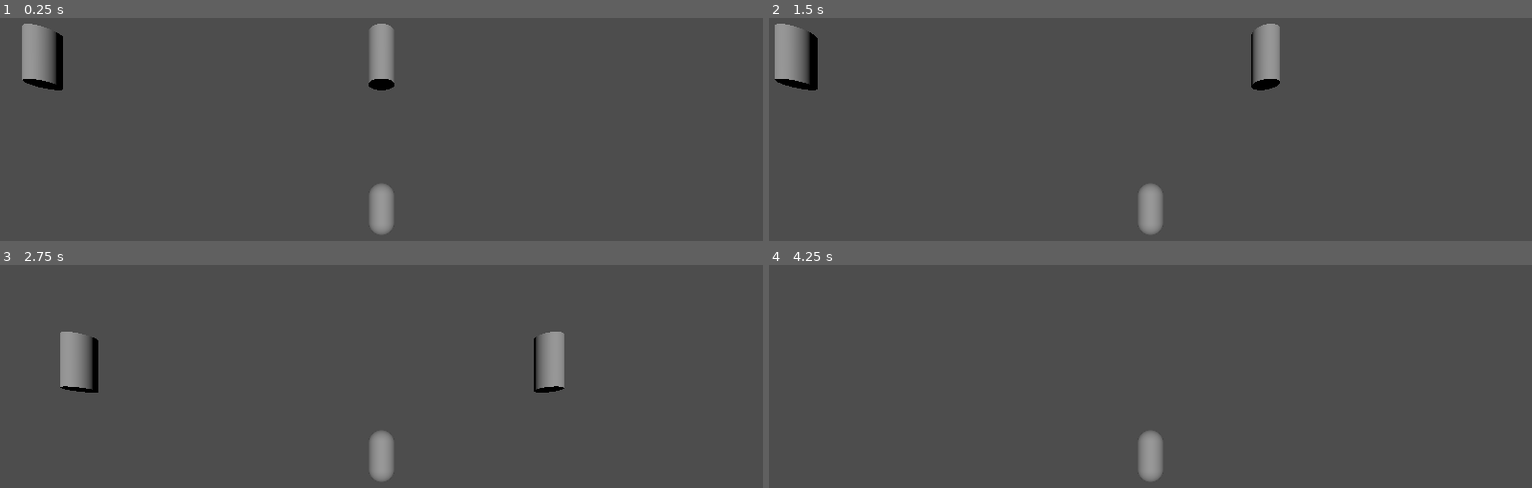
Above: before the commit, frames 1-4 (two rows, left to right).
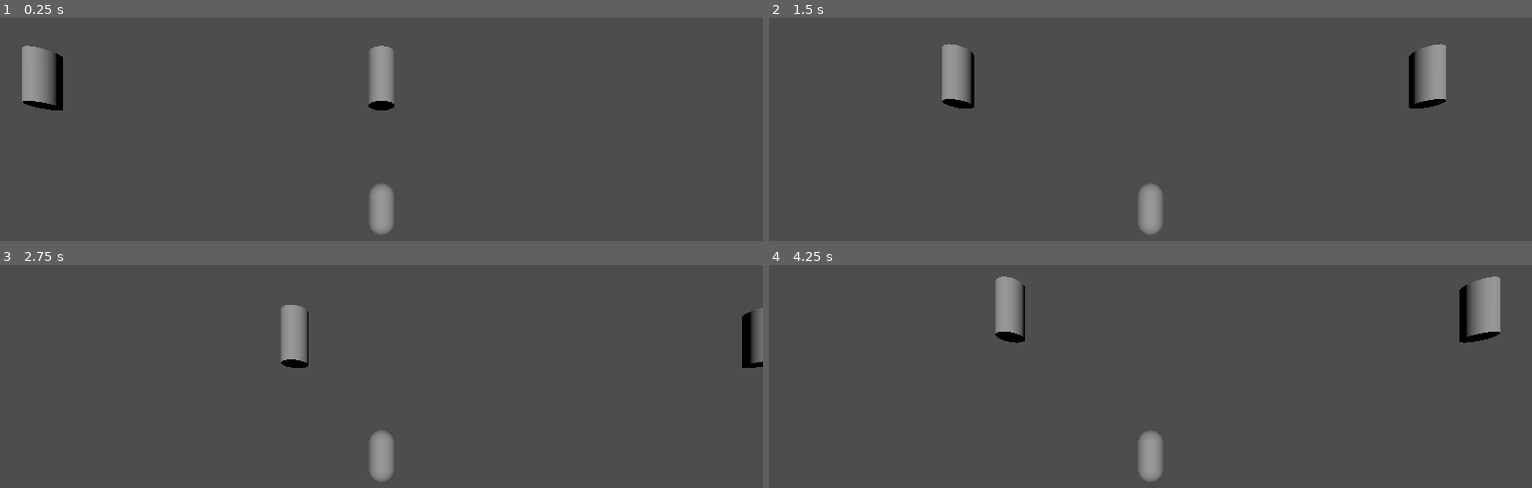
Above: after the commit, the same moments.

Repository: KaratePikachu/jamfestspring2026
Game: Godot game, scene res://test_scene_3d.tscn
The game is run twice, just before and just after one commit, with the same random seed, the same clock (stepped at 60 frames per second) and the same inputs.
Inputs:
- Up to frame 1 (0.25 s): no input
- Up to frame 2 (1.5 s): hold Right (move_right) 0.53-1.28 s; tap X (jump) at 0.6, 0.77, 1.07, 1.35 s; hold Left (move_left) from 1.28 s (still down)
- Up to frame 3 (2.75 s): tap X (jump) at 1.52, 1.82, 2.1 s; release Left (move_left) at 2.03 s; hold Right (move_right) from 2.03 s (still down)
- Up to frame 4 (4.25 s): tap X (jump) at 2.85, 3.02, 3.32, 3.6, 3.77, 4.07 s; release Right (move_right) at 3.53 s; hold Left (move_left) from 3.53 s (still down)

The runs differ from the first frame. In frame 1, 1.8% of the frame differs, in the area x 2-52%, y 2-42%; in frame 2, 4.4%, in the area x 0-89%, y 2-41%; in frame 3, 3.4%; in frame 4, 2.2%.

Commit message:
Wavedash!

Diff:
--- a/components/gravity_component.gd
+++ b/components/gravity_component.gd
@@ -8,11 +8,12 @@
 @export var fall_start : float
 
 var air_time : float
-var grounded : bool
+var grounded : bool = false
 
 func gravity(delta : float) -> void:
 	if not player.is_on_floor():
 		if grounded:
+			print("FAALL")
 			on_fall()
 			grounded = false
 
@@ -20,11 +21,18 @@
 
 
 		player.internal_velocity.y -= gravity_curve.sample(air_time)
+	else:
+		grounded = true
 
 func on_fall() -> void:
 	print("fall")
-	air_time = fall_start
+	air_time = jump_start
 
 func on_jump() -> void:
 	print("jump")
 	air_time = jump_start
+	grounded = false
+
+func on_double_jump() -> void:
+	print("djump")
+	air_time = fall_start
--- a/components/jump_component.gd
+++ b/components/jump_component.gd
@@ -4,12 +4,12 @@
 @export var player : Player
 @export var gravity_component : GravityComponent
 
-@export var buffer_frames : int = 3
+@export var buffer_frames : int = 8
 
-@export var jump_strength : float = 10
-@export var double_jump_strength : float = 10
+@export var jump_strength : float = 11
+@export var double_jump_strength : float = -15
 
-@export var horizontal_boost_amount : float = 2
+@export var horizontal_boost_amount : float = 15
 
 var has_double_jump : bool = false
 var remaining_buffer : int = 0
@@ -19,8 +19,12 @@
 		remaining_buffer -= 1
 
 
+
 	if Input.is_action_just_pressed("jump") or remaining_buffer > 0:
 		if player.is_on_floor():
+			if remaining_buffer > 0:
+				print("WAVEDASH")
+				grant_jump_boost()
 			jump()
 			remaining_buffer = 0
 		elif has_double_jump:
@@ -31,18 +35,21 @@
 
 func jump() -> void:
 	player.internal_velocity.y = jump_strength
-	grant_jump_boost()
 	has_double_jump = true
 	gravity_component.on_jump()
 
 func double_jump() -> void:
 	has_double_jump = false
-	grant_jump_boost()
-	player.internal_velocity.y = double_jump_strength
-	gravity_component.on_jump()
+
+	if player.internal_velocity.y >= 0:
+		player.internal_velocity.y = double_jump_strength
+	else:
+		player.internal_velocity.y += double_jump_strength
+
+	gravity_component.on_double_jump()
 
 func grant_jump_boost() -> void:
-	var dir : float = Input.get_axis("move_left","move_right")
+	var dir : float = player.internal_velocity.x
 	if not is_zero_approx(dir):
 		var boost_dir : int = 1 if dir > 0 else -1
 		player.internal_velocity.x += horizontal_boost_amount * boost_dir
--- a/components/movement_component.gd
+++ b/components/movement_component.gd
@@ -11,6 +11,7 @@
 
 ##Movement
 func walk() -> void:
+
 	var x_input : float = Input.get_axis("move_left","move_right")
 	player.internal_velocity.x += x_input * grounded_acceleration
 
@@ -19,4 +20,4 @@
 func decelerate() -> void:
 	var amount : float = friction.sample(absf(player.velocity.x))
 	player.internal_velocity.x = move_toward(player.internal_velocity.x,0,amount)
-	print(player.internal_velocity)
+	#print(player.internal_velocity)
--- a/player/player.gd
+++ b/player/player.gd
@@ -12,15 +12,21 @@
 @onready var gravity_component : GravityComponent = $GravityComponent
 
 func _ready() -> void:
+
 	pass
 
 func _physics_process(delta: float) -> void:
+
+	if is_on_floor():
+		internal_velocity.y = 0
+	else:
+		gravity_component.gravity(delta)
 	jump_component.process()
-	gravity_component.gravity(delta)
 
 	movement_component.walk()
 	movement_component.decelerate()
 
 	velocity = internal_velocity
+	print(velocity)
 	move_and_slide()
 	pass
--- a/player/player.tscn
+++ b/player/player.tscn
@@ -11,14 +11,14 @@
 [sub_resource type="CapsuleMesh" id="CapsuleMesh_0tyyh"]
 
 [sub_resource type="Curve" id="Curve_rkbax"]
-_limits = [0.0, 5.0, -0.3, 1.0]
-_data = [Vector2(-0.3, 0), 0.0, 0.0, 0, 0, Vector2(0.55654204, 2.3595507), 0.0, 0.0, 0, 0]
+_limits = [0.0, 5.0, 0.0, 1.0]
+_data = [Vector2(0, 0), 0.0, 0.0, 0, 0, Vector2(0.51500005, 1.2359548), 0.0, 0.0, 0, 0]
 point_count = 2
 
 [sub_resource type="Curve" id="Curve_yw30f"]
 _limits = [1.0, 5.0, 0.0, 30.0]
-_data = [Vector2(16.542057, 1), 0.0, 0.0, 0, 0, Vector2(30, 5), 0.0, 0.0, 0, 0]
-point_count = 2
+_data = [Vector2(0, 1), 0.0, 0.0, 0, 0, Vector2(15, 2), 0.0, 0.0, 0, 0, Vector2(25, 3), 0.0, 0.0, 0, 0]
+point_count = 3
 
 [node name="Player" type="CharacterBody3D" unique_id=1543801142]
 script = ExtResource("1_0tyyh")
@@ -41,14 +41,12 @@
 script = ExtResource("2_rkbax")
 player = NodePath("..")
 gravity_curve = SubResource("Curve_rkbax")
-jump_start = -0.3
 metadata/_custom_type_script = "uid://omsrneq4b0tv"
 
 [node name="JumpComponent" type="Node" parent="." unique_id=1412861570 node_paths=PackedStringArray("player", "gravity_component")]
 script = ExtResource("3_g1dw6")
 player = NodePath("..")
 gravity_component = NodePath("../GravityComponent")
-buffer_frames = 10
 metadata/_custom_type_script = "uid://dpxymuet07e4f"
 
 [node name="MovementComponent" type="Node" parent="." unique_id=1685333201 node_paths=PackedStringArray("player")]
--- a/project.godot
+++ b/project.godot
@@ -37,6 +37,7 @@
 jump={
 "deadzone": 0.2,
 "events": [Object(InputEventKey,"resource_local_to_scene":false,"resource_name":"","device":-1,"window_id":0,"alt_press …(192 unchanged characters)…
+, Object(InputEventKey,"resource_local_to_scene":false,"resource_name":"","device":-1,"window_id":0,"alt_pressed":false,"shift_pressed":false,"ctrl_pressed":false,"meta_pressed":false,"pressed":false,"keycode":0,"physical_keycode":67,"key_label":0,"unicode":99,"location":0,"echo":false,"script":null)
 ]
 }
 
--- a/test_scene_3d.tscn
+++ b/test_scene_3d.tscn
@@ -3,7 +3,7 @@
 [ext_resource type="PackedScene" uid="uid://d010t5qxfdoua" path="res://player/player.tscn" id="1_qytyp"]
 
 [sub_resource type="BoxShape3D" id="BoxShape3D_krl60"]
-size = Vector3(52.648438, 1, 1)
+size = Vector3(146.08618, 1, 1)
 
 [sub_resource type="CylinderMesh" id="CylinderMesh_qytyp"]
 
@@ -19,14 +19,24 @@
 
 [node name="DirectionalLight3D" type="DirectionalLight3D" parent="." unique_id=196509368]
 
-[node name="MeshInstance3D" type="MeshInstance3D" parent="." unique_id=1727600163]
+[node name="Node3D" type="Node3D" parent="." unique_id=1600347760]
+
+[node name="MeshInstance3D" type="MeshInstance3D" parent="Node3D" unique_id=1727600163]
 transform = Transform3D(1, 0, 0, 0, 1, 0, 0, 0, 1, 0, 7.2620916, 0)
 mesh = SubResource("CylinderMesh_qytyp")
 
-[node name="MeshInstance3D2" type="MeshInstance3D" parent="." unique_id=816510718]
+[node name="MeshInstance3D2" type="MeshInstance3D" parent="Node3D" unique_id=816510718]
 transform = Transform3D(1, 0, 0, 0, 1, 0, 0, 0, 1, 17.89301, 7.2620916, 0)
 mesh = SubResource("CylinderMesh_qytyp")
 
-[node name="MeshInstance3D3" type="MeshInstance3D" parent="." unique_id=1950201484]
+[node name="MeshInstance3D3" type="MeshInstance3D" parent="Node3D" unique_id=1950201484]
 transform = Transform3D(1, 0, 0, 0, 1, 0, 0, 0, 1, -12.9024315, 7.2620916, 0)
 mesh = SubResource("CylinderMesh_qytyp")
+
+[node name="MeshInstance3D4" type="MeshInstance3D" parent="Node3D" unique_id=385853556]
+transform = Transform3D(1, 0, 0, 0, 1, 0, 0, 0, 1, -42.046856, 7.2620916, 0)
+mesh = SubResource("CylinderMesh_qytyp")
+
+[node name="MeshInstance3D5" type="MeshInstance3D" parent="Node3D" unique_id=644726182]
+transform = Transform3D(1, 0, 0, 0, 1, 0, 0, 0, 1, 40.45605, 7.2620916, 0)
+mesh = SubResource("CylinderMesh_qytyp")
